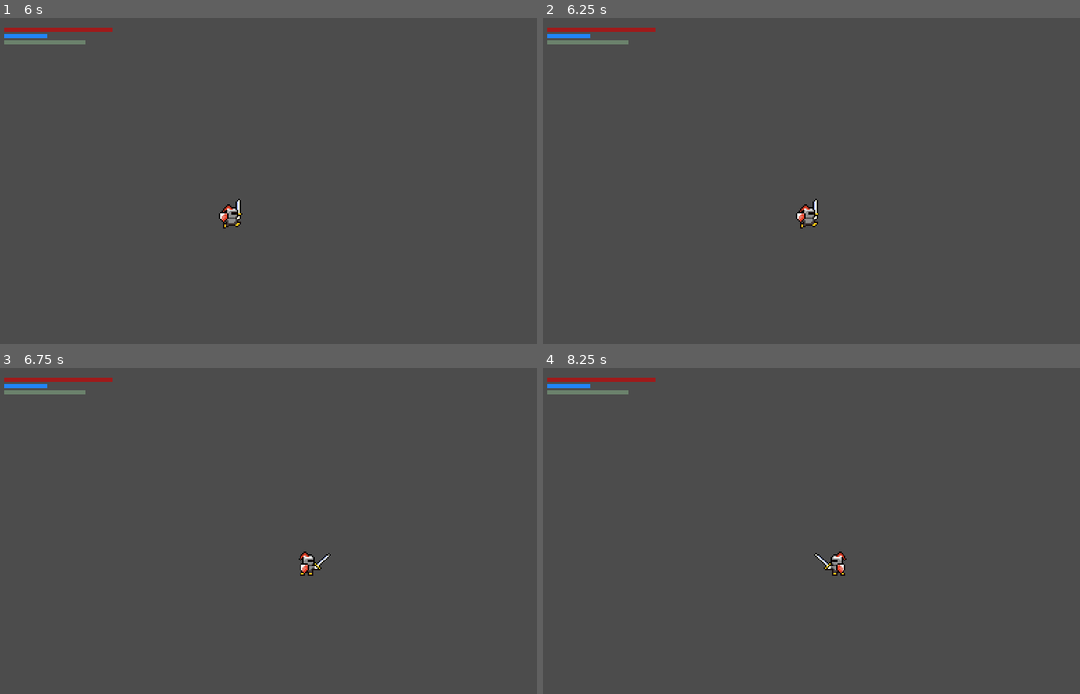
Above: before the commit, frames 1-4 (two rows, left to right).
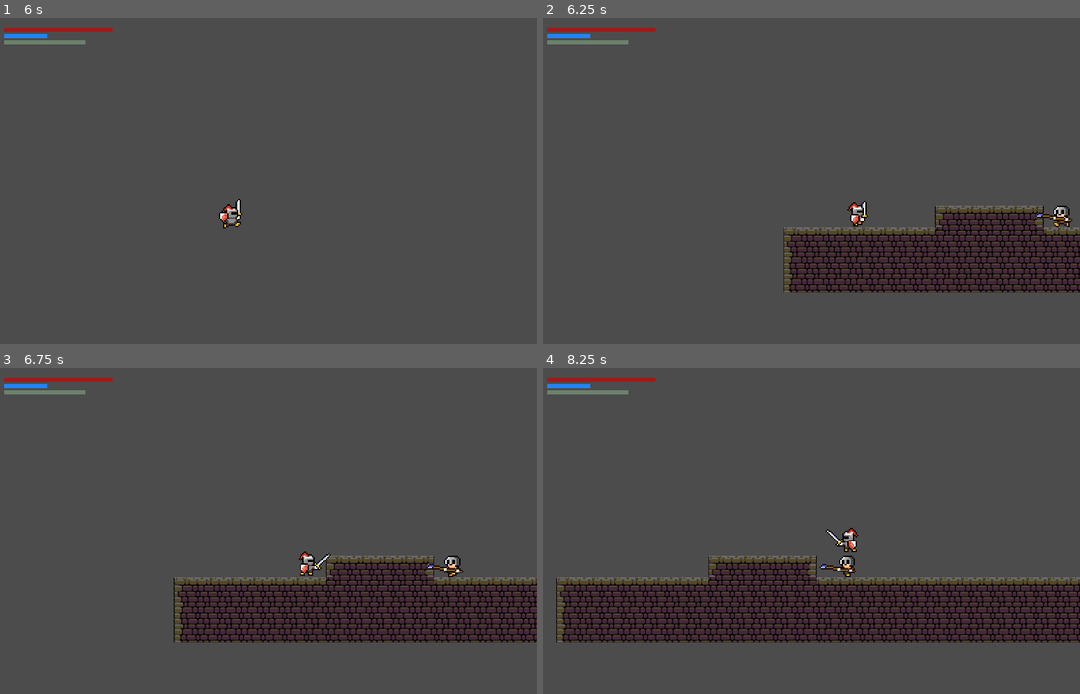
Above: after the commit, the same moments.

Repository: dim35/CEN3031-Project
Game: Godot game, scene res://environment_scenes/World.tscn
Same seed, same stepped clock (60 frames per second), same inputs: the game is played once before the commit and once after it. This scene is started directly instead of the project's main scene.
Inputs:
- Up to frame 1 (6 s): hold D (move_right) 0.53-1.28 s; hold X (attack) 0.53-1.28 s; tap Up (jump) at 0.77, 1.52, 3.02, 3.77, 4.52 s; hold A (move_left) 1.28-2.03 s; tap X (attack) every 1.5 s from 1.35 to 5.85 s; hold X (attack) 2.03-2.78 s; hold D (move_right) 2.03-3.53 s; hold X (attack) 3.53-4.28 s; hold A (move_left) 3.53-5.78 s; hold X (attack) 5.03-5.78 s; hold D (move_right) from 5.78 s (still down)
- Up to frame 2 (6.25 s): keep holding D (move_right); tap Up (jump) at 6.02 s
- Up to frame 3 (6.75 s): keep holding D (move_right); hold X (attack) from 6.53 s (still down)
- Up to frame 4 (8.25 s): tap Up (jump) at 6.77, 7.52 s; release X (attack) at 7.28 s; tap X (attack) at 7.35 s; release D (move_right) at 8.03 s; hold A (move_left) from 8.03 s (still down); hold X (attack) from 8.03 s (still down)

Frame 1 is identical in both runs. In frame 2, 13% of the frame differs, in the area x 44-100%, y 55-85%; in frame 3, 15%; in frame 4, 21%, in the area x 2-100%, y 49-85%.

Commit message:
Reset player position if it falls below a certain y coordinate

Diff:
--- a/entity_scenes/Player.gd
+++ b/entity_scenes/Player.gd
@@ -37,6 +37,9 @@
 func _physics_process(delta):
 
 	._physics_process(delta)
+
+	if position.y >= 1200:
+		update_player_position(70, 350)
 
 	# TODO add back the "and stamina > 0" condition
 
@@ -82,3 +85,10 @@
 
 	# Updates player's movement based on their velocity
 	velocity = move(velocity)
+
+
+
+# Sets the player's position to (x, y)
+func update_player_position(x, y):
+		position.x = x
+		position.y = y
--- a/entity_scenes/Player.tscn
+++ b/entity_scenes/Player.tscn
@@ -72,6 +72,7 @@
 
 frames = SubResource( 2 )
 animation = "idle"
+frame = 1
 playing = true
 _sections_unfolded = [ "Material", "Pause", "Transform", "Visibility", "Z Index" ]
 
